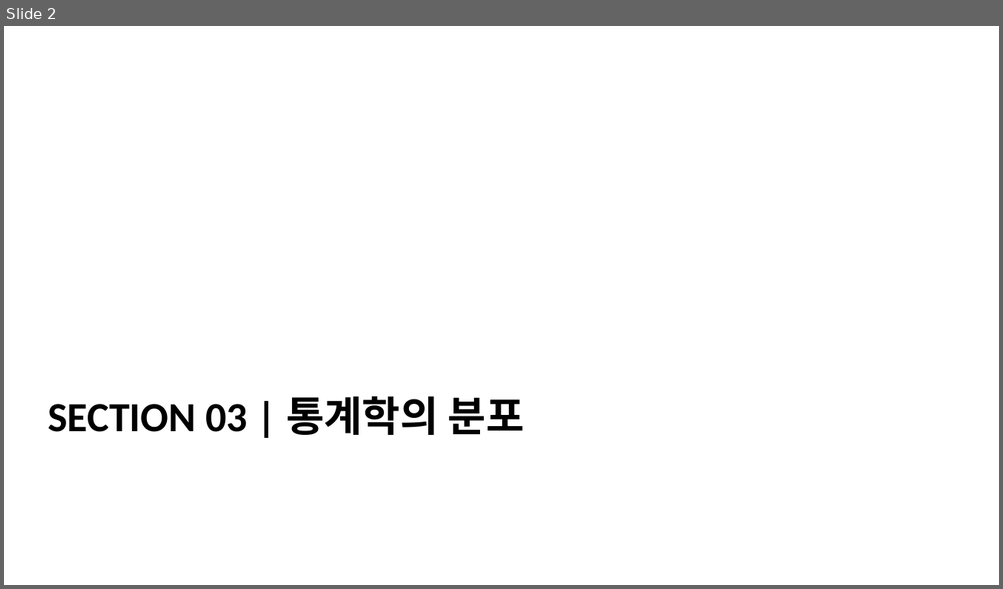
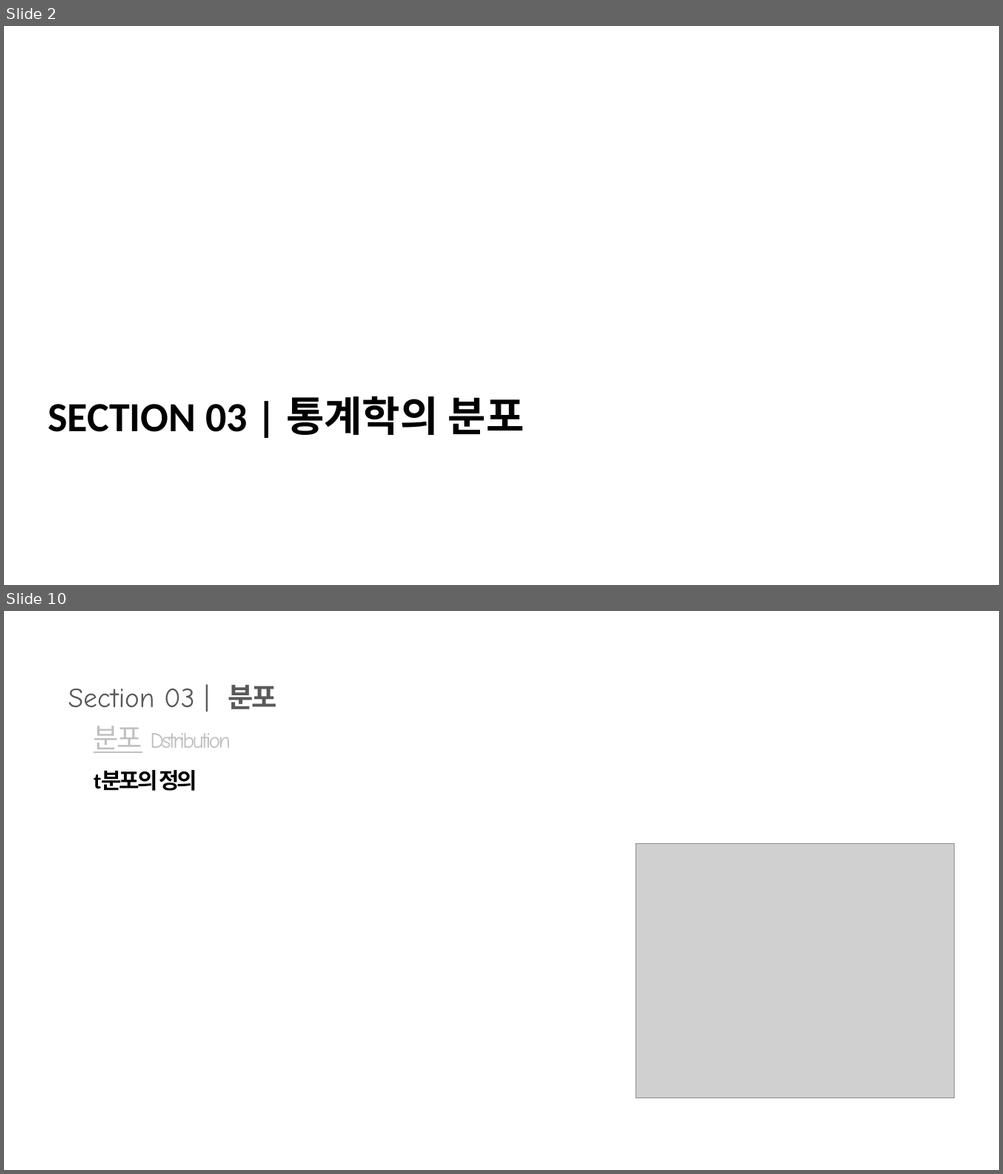
Before and after one commit to analysispark/obsidian_vault, a slide deck: 02_Area/Lecture_스포츠경기예측론/03_분포.pptx. Shown one above the other, each under a label of ours: slide 2 before the commit, slides 2 and 10 after it; the slides between them are not shown. The pictures are 1003x589 and 1003x1174 pixels, drawn with LibreOffice and Linux fonts; fonts in the diff are those of the drawing; grey boxes stand for pictures; background and template pictures are left out. Boxes give left, top, right and bottom in pixels: in the first picture for what was removed or moved away, otherwise in the second. Text is boxed around its words. In the diff, an @@ line names an element or a change of style, - is before the commit and + after.

```diff
--- a/02_Area/Lecture_스포츠경기예측론/03_분포.pptx
+++ b/02_Area/Lecture_스포츠경기예측론/03_분포.pptx
@@ slide 10 added at [4, 611, 999, 1170], background picture (left out) @@
@@ text added at [68, 685, 277, 709], 20 pt, text #595959 @@
+Section 03 | 분포
@@ text added at [94, 726, 230, 753], 16 pt, text #BFBFBF @@
+분포 Dstribution
@@ title added at [94, 770, 197, 791], 16 pt, text #000000, bold @@
+t분포의 정의
@@ picture added at [635, 843, 954, 1099] @@
```
Also in this commit, not shown: 11 slides changed, 2 other slides added, 1 slide removed, 40 other files.
